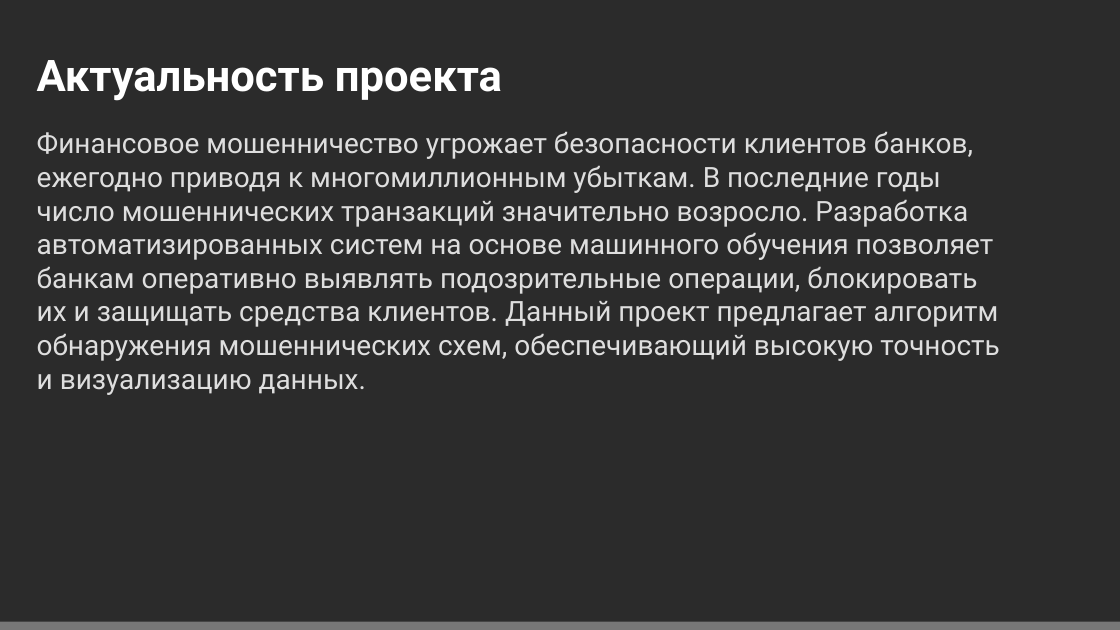
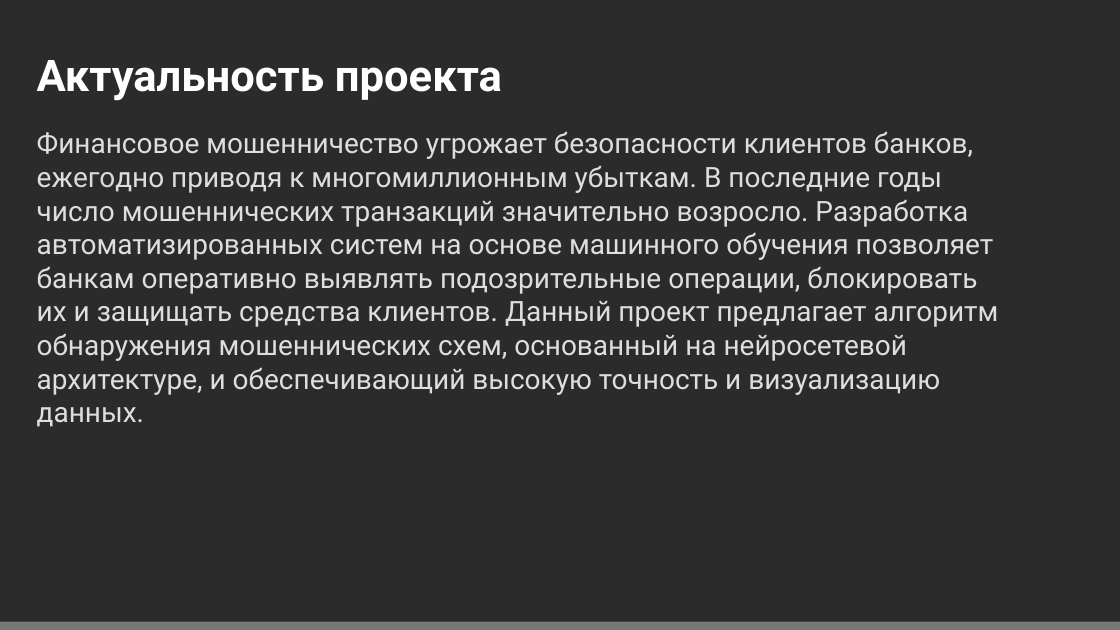
Before and after one commit to tvbondar/python_projects, a slide deck: slide 2 of FraudDetection/РУДН_Шаблон.pptx. Drawn at 1120x630 pixels with LibreOffice and Linux fonts; fonts in the diff are those of the drawing; background and template pictures are left out; a plain dark background stands for a picture behind light text. Boxes give left, top, right and bottom in pixels: in the first picture for what was removed or moved away, otherwise in the second. Text is boxed around its words. In the diff, an @@ line names an element or a change of style, - is before the commit and + after.

```diff
--- a/FraudDetection/РУДН_Шаблон.pptx
+++ b/FraudDetection/РУДН_Шаблон.pptx
@@ text at (x1=37, y1=131, x2=999, y2=427): text changed @@
-Финансовое мошенничество угрожает безопасности клиентов банков, ежегодно приводя к многомиллионным убыткам. В последние годы число мошеннических транзакций значительно возросло. Разработка автоматизированных систем на основе машинного обучения позволяет банкам оперативно выявлять подозрительные операции, блокировать их и защищать средства клиентов. Данный проект предлагает алгоритм обнаружения мошеннических схем, обеспечивающий высокую точность и визуализацию данных.
+Финансовое мошенничество угрожает безопасности клиентов банков, ежегодно приводя к многомиллионным убыткам. В последние годы число мошеннических транзакций значительно возросло. Разработка автоматизированных систем на основе машинного обучения позволяет банкам оперативно выявлять подозрительные операции, блокировать их и защищать средства клиентов. Данный проект предлагает алгоритм обнаружения мошеннических схем, основанный на нейросетевой архитектуре, и обеспечивающий высокую точность и визуализацию данных.
```
Also in this commit, not shown: 6 other slides changed, 2 slides added, 10 slides removed, 2 other files.
